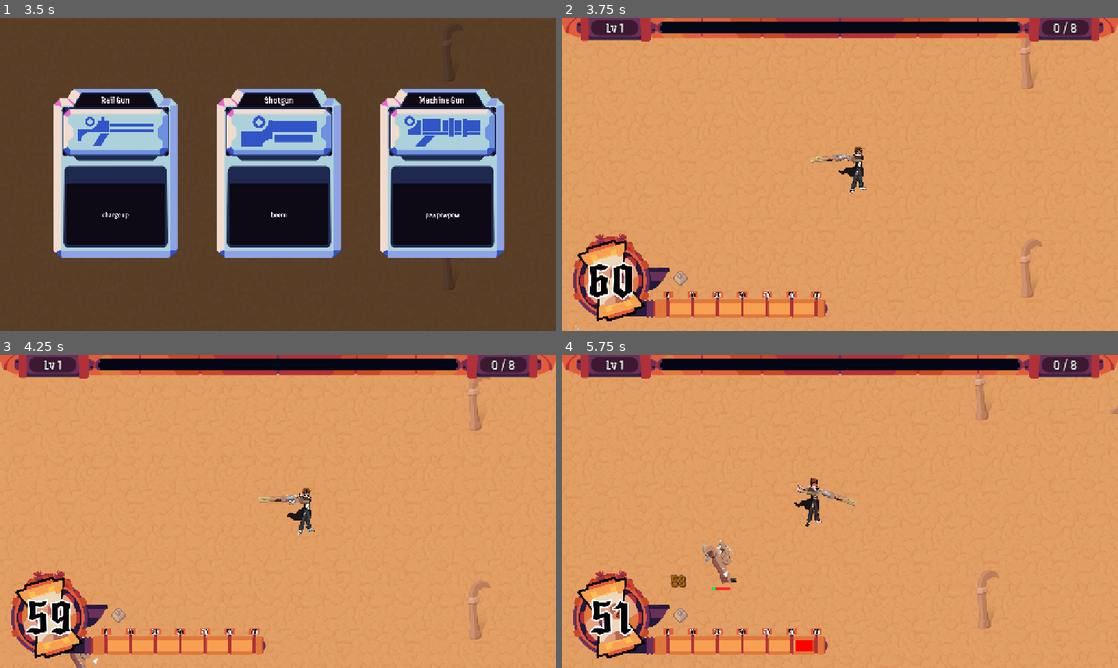
Above: before the commit, frames 1-4 (two rows, left to right).
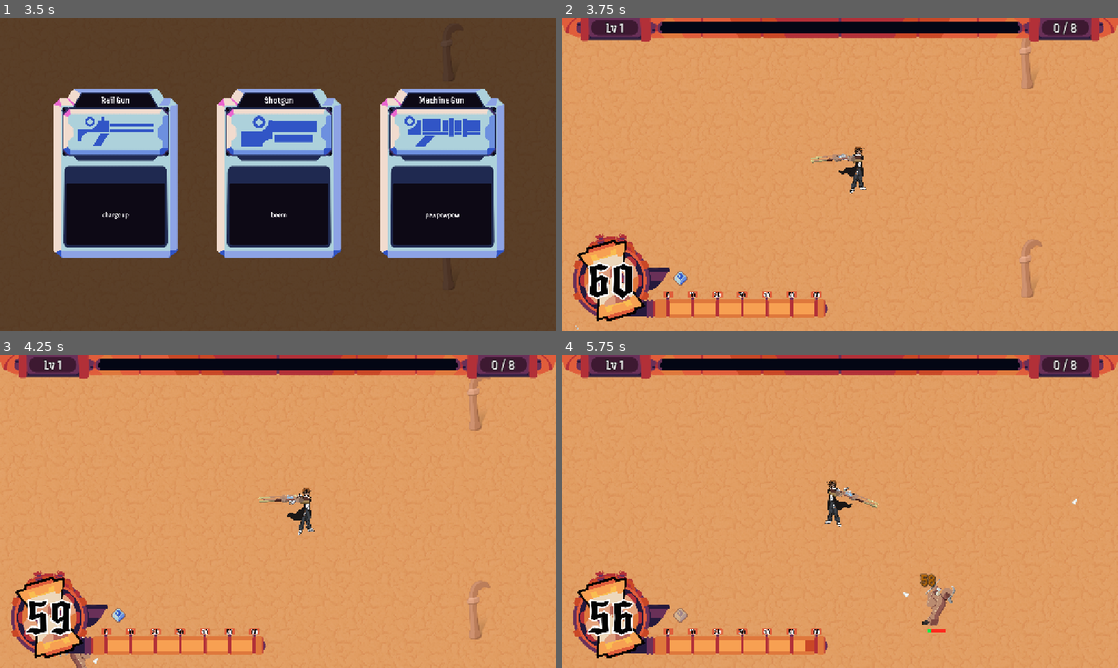
Above: after the commit, the same moments.

Repository: chiefpat450119/GMTK-2026
Game: Godot game, scene res://scenes/main.tscn
The game is run twice, just before and just after one commit, with the same random seed, the same clock (stepped at 60 frames per second) and the same inputs. The engine's default icon, where the game draws it, is replaced by a stand-in: a white triangle on a blue panel in a dark square.
Inputs (mouse positions are in pixels of both pictures, inside the frame that each line leads up to):
- Up to frame 1 (3.5 s): tap Enter at 0.5 s; move the mouse to (400, 158) at 0.52 s; hold D (Right) 0.53-1.25 s; tap Shift (Dash) at 0.6, 3.05 s; click (400, 158) at 0.67 s; drag from (166, 190) to (250, 237) at 1.27 s; click "Play" at 2 s; move the mouse to (333, 105) at 2.77 s; press the mouse at (333, 105) at 2.78 s; hold D (Right) from 2.78 s (still down)
- Up to frame 2 (3.75 s): release D (Right) at 3.5 s; release the mouse at (895, 105) at 3.5 s; click "Rail Gun" at 3.5 s
- Up to frame 3 (4.25 s): no input
- Up to frame 4 (5.75 s): drag from (812, 574) to (667, 652) at 4.27 s; move the mouse to (1006, 558) at 5.02 s; hold A (Left) from 5.03 s (still down); tap O at 5.1 s; tap Shift (Dash) at 5.3 s

Frame 1 is identical in both runs. In frame 2, less than 0.1% of the frame differs, in the area x 20-23%, y 81-86%; in frame 3, less than 0.1%; in frame 4, 2.9%, in the area x 4-100%, y 6-95%.
Error before the commit: Parse Error: Not all code paths return a value. (res://scenes/entities/player/dash_component.gd:132)

Commit message:
fix my shit pls ty

Diff:
--- a/scenes/entities/player/dash_component.gd
+++ b/scenes/entities/player/dash_component.gd
@@ -22,7 +22,6 @@
 var _recharge_timer : float = 0.0
 var _charges : int = 1
 var _max_charges : int = 1
-var _cooldown_timer : float = 10.0
 var _dash_dir : Vector2 = Vector2.RIGHT
 
 func _ready() -> void:
@@ -77,13 +76,12 @@
 	if _charges <= 0:
 		return
 	_charges -= 1
-	if _cooldown_timer >= dash_cooldown.current_val():
-		SFX.play(&"dash")
-		_dashing = true
-		_dash_timer = 0.0
-		if dir != Vector2.ZERO:
-			_dash_dir = dir.normalized()
-		dash_started.emit(body.global_position if body else Vector2.ZERO)
+	SFX.play(&"dash")
+	_dashing = true
+	_dash_timer = 0.0
+	if dir != Vector2.ZERO:
+		_dash_dir = dir.normalized()
+	dash_started.emit(body.global_position if body else Vector2.ZERO)
 
 
 func is_dashing() -> bool:
@@ -116,6 +114,7 @@
 		return 1.0
 	return clampf(_recharge_timer / cooldown, 0.0, 1.0)
 
+
 ## Direction the in-progress dash is locked to. Callers use it to pick the
 ## matching sprite so the visuals can't drift from the movement.
 func dash_direction() -> Vector2:
@@ -125,13 +124,6 @@
 ## Travels along the locked-in direction, ignoring the current input.
 func move_dash() -> void:
 	move(_dash_dir)
-
-
-## How ready the dash is, from 0 (just spent) to 1 (usable). Reported as a ratio
-## so the HUD never needs to know the cooldown length, which moves with mods.
-func cooldown_progress() -> float:
-	if _dashing:
-		return 0.0
 
 
 # Taking a charge upgrade mid-run hands the new charge over immediately. The card
